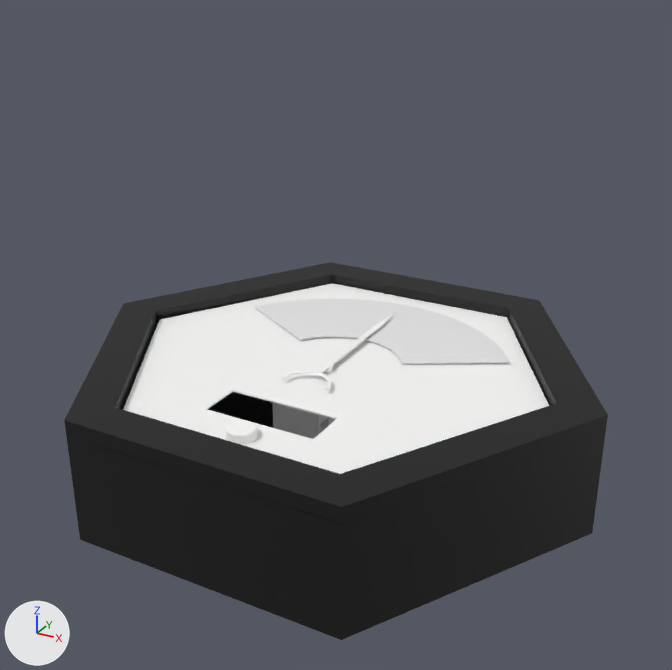
Renders of the FBX model 3d print/FINAL.fbx from each side of a commit.
One viewpoint serves both versions: a 50 mm lens placed at (5.19, -9.19, 5.79), pointed at (0.12, 0.01, 1.18). The axes (+X, +Y, +Z) are drawn at lower left. The lights are the same throughout. Where no turn or scale is listed for an object, it has been applied to the vertices.

Before the edit, the objects in view are built like this:
```python
me_body1 = bpy.data.meshes.new('Body1')
me_body1.from_pydata(...)  # 242 vertices, 484 faces; spans x -0.443..0.219, y -0.59..0.18, z 0.0..0.7
me_body1.materials.append(mat_abs__white)  # white #fbfbfa
me_body1_004 = bpy.data.meshes.new('Body1.004')
me_body1_004.from_pydata(...)  # 127 vertices, 258 faces; spans x -2.88..2.82, y -2.2..2.75, z 0.88..0.9
me_body1_004.materials.append(mat_plastic___matte__white)  # white #fbfbfa
me_body1_005 = bpy.data.meshes.new('Body1.005')
me_body1_005.from_pydata(...)  # 639 vertices, 1290 faces; spans x -3.5..3.43, y -2.74..3.26, z 0.6..0.82
me_body1_005.materials.append(mat_jade__white_green)  # black #0e0e0e
me_body1_006 = bpy.data.meshes.new('Body1.006')
me_body1_006.from_pydata(...)  # 284 vertices, 564 faces; spans x -0.32..0.32, y -0.55..1.91, z -0.06..0.0
me_body1_006.materials.append(mat_plastic___matte__white)  # white #fbfbfa
me_body1_007 = bpy.data.meshes.new('Body1.007')
me_body1_007.from_pydata(...)  # 142 vertices, 280 faces; spans x -1.92..1.95, y 0.59..2.4, z 0.7..0.72
me_body1_007.materials.append(mat_材质)  # its picture is missing
ob_body1 = bpy.data.objects.new('Body1', me_body1)
ob_body1.location = (0.0, 0.0, 0.0)
ob_body1_004 = bpy.data.objects.new('Body1.004', me_body1_004)
ob_body1_004.location = (-0.01, 0.01, -0.22)
ob_body1_005 = bpy.data.objects.new('Body1.005', me_body1_005)
ob_body1_005.location = (0.0, 0.0, 0.0)
ob_body1_006 = bpy.data.objects.new('Body1.006', me_body1_006)
ob_body1_006.location = (0.01, -0.02, 0.76)
ob_body1_007 = bpy.data.objects.new('Body1.007', me_body1_007)
ob_body1_007.location = (0.0, 0.0, 0.0)
# also in view: 'Body1.003' at (-0.04, 0.26, -0.06)
```
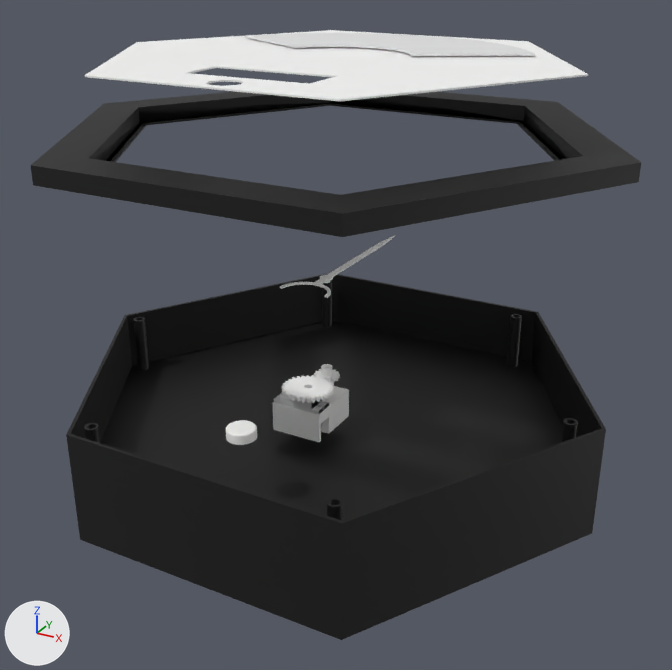
Where the change shows, as pixel boxes (x1, y1, x2, y2) in the pictures (672 x 670 px):
'Body1.005', moved: before (64, 262, 608, 524); after (30, 91, 641, 237)
'Body1.004', moved: before (123, 283, 549, 474); after (85, 30, 588, 102)
'Body1.007', moved: before (255, 298, 510, 364); after (245, 33, 535, 56)
'Body1.006', moved: before (282, 314, 393, 389); after (280, 235, 395, 298)

Edits to the bpy script that builds the scene:
```text
Change ob_body1_006:
    ob_body1_006.location: (0.01, -0.02, 0.76) -> (0.01, -0.02, 1.93)
Change ob_body1_004:
    ob_body1_004.location: (-0.01, 0.01, -0.22) -> (-0.01, 0.01, 3.55)
Change ob_body1_005:
    ob_body1_005.location: (0.0, 0.0, 0.0) -> (0.0, 0.0, 2.83)
Change ob_body1_007:
    ob_body1_007.location: (0.0, 0.0, 0.0) -> (0.0, 0.0, 3.77)
```
